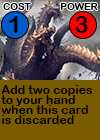
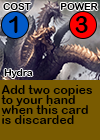
Layers edited between the first and the second 100 x 140 image:
added layer "Hydra" above "COST" over [4, 69, 33, 78]
